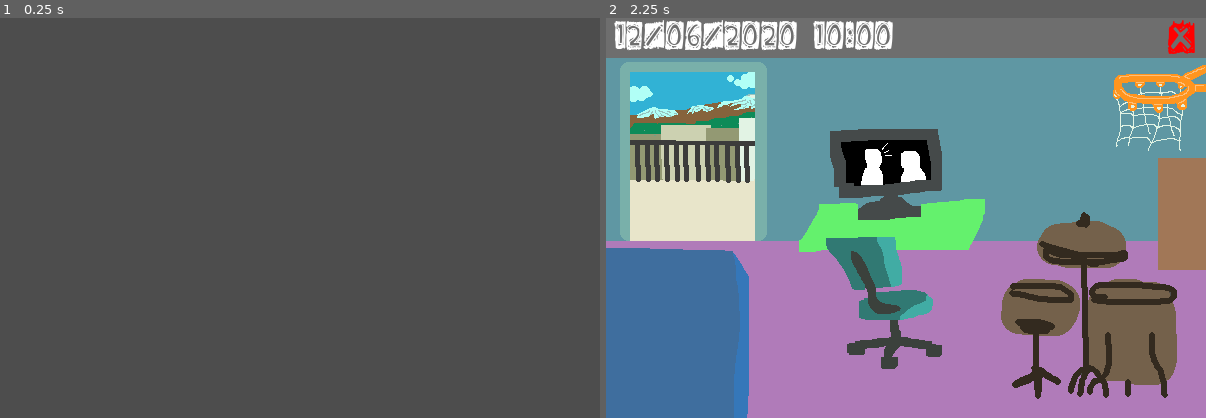
Above: before the commit, frames 1-2 (left to right).
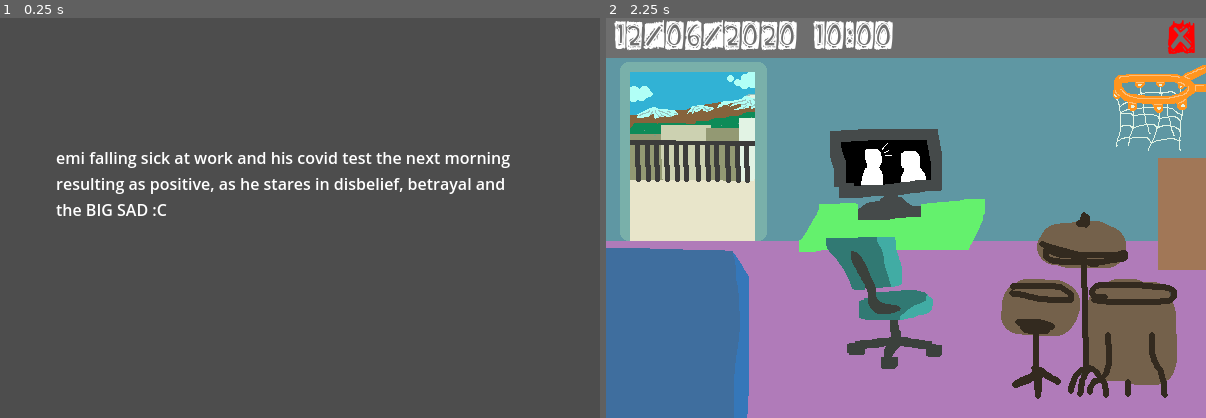
Above: after the commit, the same moments.

Repository: ArceusMaxis/shutin
Game: Godot game, scene res://scenes/prologue.tscn
The game is run twice, just before and just after one commit, with the same random seed, the same clock (stepped at 60 frames per second) and the same inputs.
Inputs:
- Up to frame 1 (0.25 s): no input
- Up to frame 2 (2.25 s): tap Enter at 0.5, 2 s; hold D (right) 0.53-1.28 s; tap E (interact) at 0.6, 1.35, 2.1 s; tap Space at 1.25 s; hold S (down) 1.28-2.03 s; hold D (right) from 2.03 s (still down)

The runs differ from the first frame. In frame 1, 2.2% of the frame differs, in the area x 9-85%, y 33-50%; in frame 2, nothing differs.

Commit message:
prologue epilogue story

Diff:
--- a/scenes/epilogue.tscn
+++ b/scenes/epilogue.tscn
@@ -1,3 +1,11 @@
 [gd_scene format=3 uid="uid://1d5awx3ahdd7"]
 
 [node name="Epilogue" type="Node2D"]
+
+[node name="Label" type="Label" parent="."]
+offset_left = 16.0
+offset_top = 152.0
+offset_right = 584.0
+offset_bottom = 227.0
+text = " he shares a meal with family after a longggg time and they all laugh and eat dinner as we zoom out the house, the road, the city, the planet and finally the solar system as the game cuts to black"
+autowrap_mode = 3
--- a/scenes/prologue.tscn
+++ b/scenes/prologue.tscn
@@ -11,3 +11,11 @@
 wait_time = 2.0
 one_shot = true
 autostart = true
+
+[node name="Label" type="Label" parent="."]
+offset_left = 56.0
+offset_top = 128.0
+offset_right = 520.0
+offset_bottom = 232.0
+text = "emi falling sick at work and his covid test the next morning resulting as positive, as he stares in disbelief, betrayal and the BIG SAD :C"
+autowrap_mode = 3
